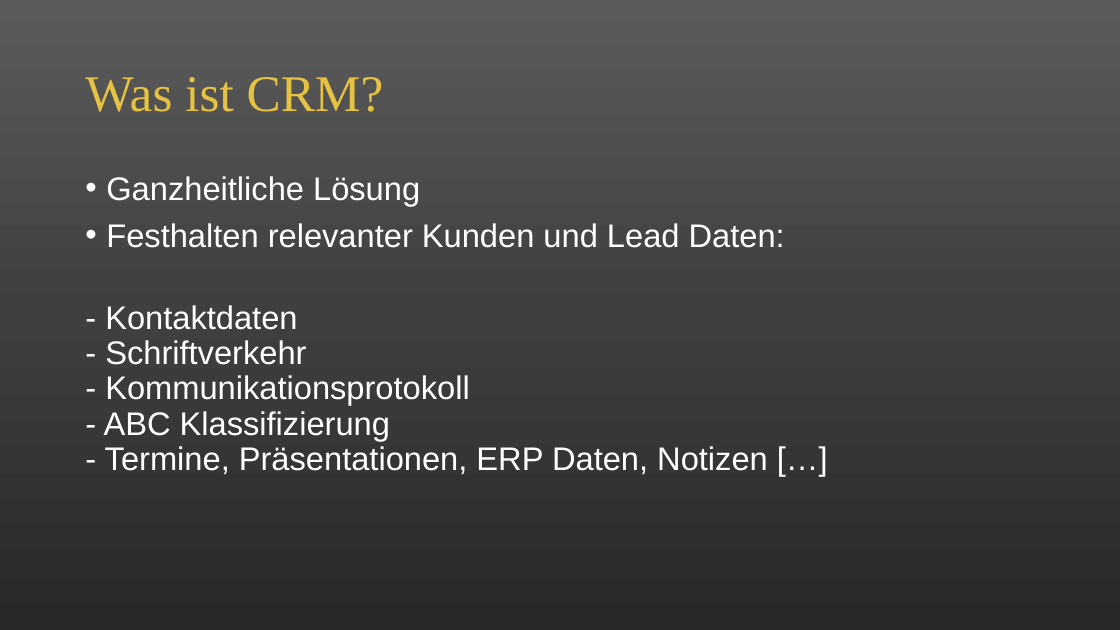
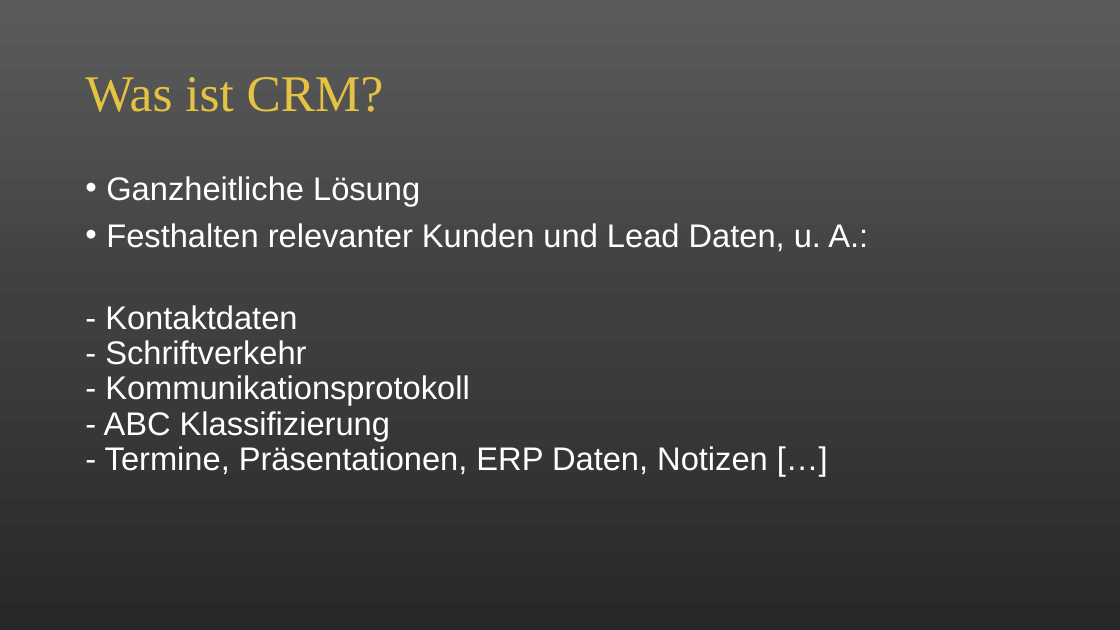
Before and after one commit to alicapr/CRM, a slide deck: slide 4 of CRM.pptx (slide 3 before the commit). Drawn at 1120x630 pixels with LibreOffice and Linux fonts; fonts in the diff are those of the drawing. Boxes give left, top, right and bottom in pixels: in the first picture for what was removed or moved away, otherwise in the second. Text is boxed around its words. In the diff, an @@ line names an element or a change of style, - is before the commit and + after.

```diff
--- a/CRM.pptx
+++ b/CRM.pptx
@@ text at [106, 223, 868, 251]: text changed @@
-• Festhalten relevanter Kunden und Lead Daten:
+• Festhalten relevanter Kunden und Lead Daten, u. A.:
```
Also in this commit, not shown: 4 other slides changed, 2 slides added, 1 slide removed.
